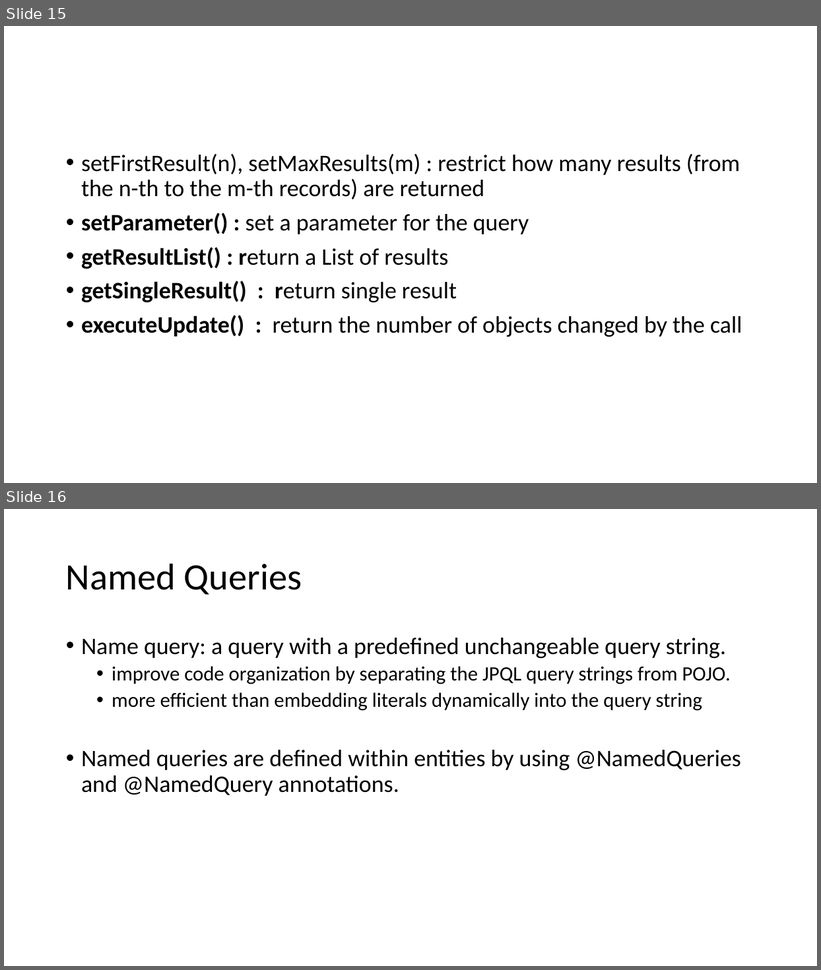
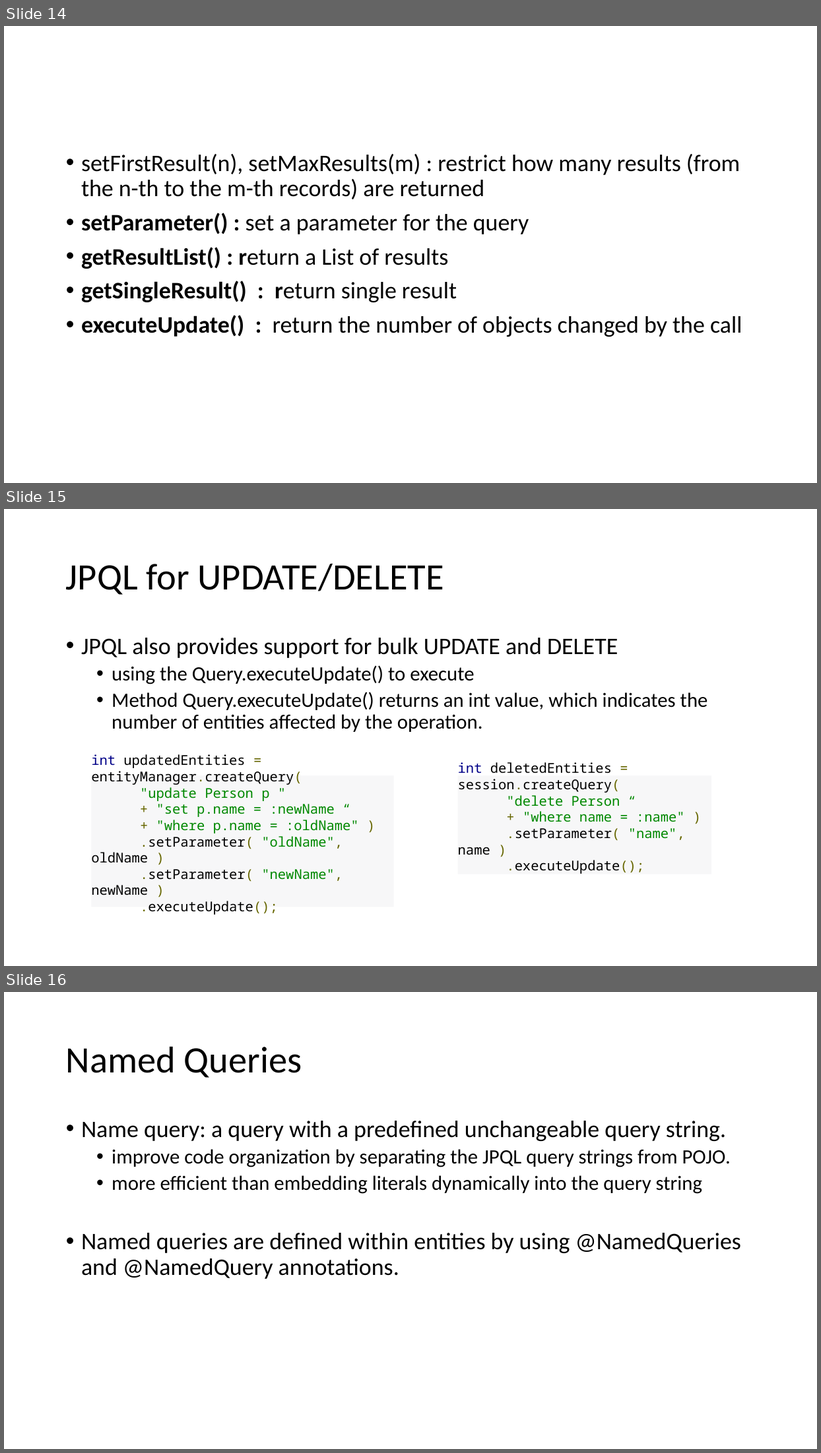
Before and after one commit to lawren43/mytest-repo, a slide deck: test-springmvc/doc/2.JPA Programming.pptx. Shown one above the other, each under a label of ours: slides 15 and 16 before the commit, slides 14, 15 and 16 after it. The pictures are 821x970 and 821x1453 pixels, drawn with LibreOffice and Linux fonts; fonts in the diff are those of the drawing. Boxes give left, top, right and bottom in pixels: in the first picture for what was removed or moved away, otherwise in the second. Text is boxed around its words. In the diff, an @@ line names an element or a change of style, - is before the commit and + after.

```diff
--- a/test-springmvc/doc/2.JPA Programming.pptx
+++ b/test-springmvc/doc/2.JPA Programming.pptx
@@ slide 15 added at box(4, 509, 817, 966), background #FFFFFF @@
@@ title added at box(66, 563, 444, 595), 44 pt, text #000000 @@
+JPQL for UPDATE/DELETE
@@ text added at box(81, 638, 708, 732), 24 pt, text #000000 @@
+• JPQL also provides support for bulk UPDATE and DELETE
+  • using the Query.executeUpdate() to execute
+  • Method Query.executeUpdate() returns an int value, which indicates the number of entities affected by the operation.
@@ rectangle added at box(91, 776, 394, 908), fill #F7F7F8, 16 pt, text #000000 @@
+int updatedEntities = entityManager.createQuery(
+"update Person p "
++ "set p.name = :newName “
++ "where p.name = :oldName" )
+.setParameter( "oldName", oldName )
+.setParameter( "newName", newName )
+.executeUpdate();
@@ rectangle added at box(458, 776, 712, 875), fill #F7F7F8, 16 pt, text #000000 @@
+int deletedEntities = session.createQuery(
+"delete Person “
++ "where name = :name" )
+.setParameter( "name", name )
+.executeUpdate();
@@ what was slide 15 is now slide 14 @@
```
Also in this commit, not shown: 5 slides changed, 3 other slides added, 57 slides removed, 9 other files.
